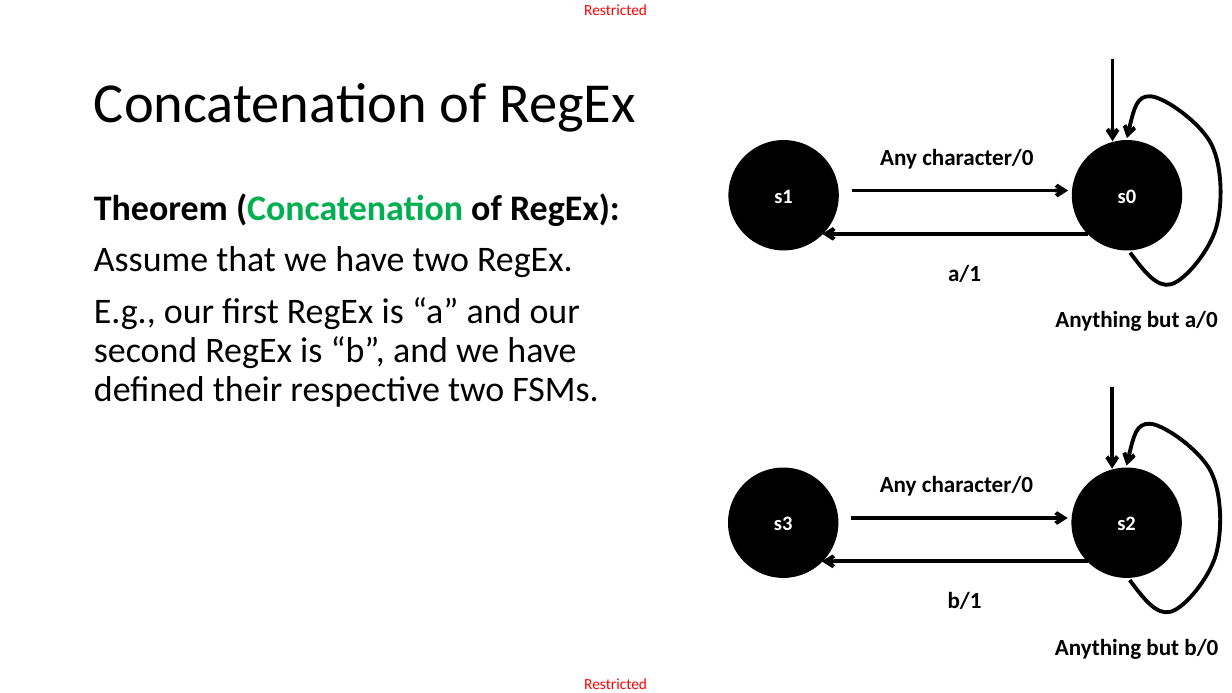
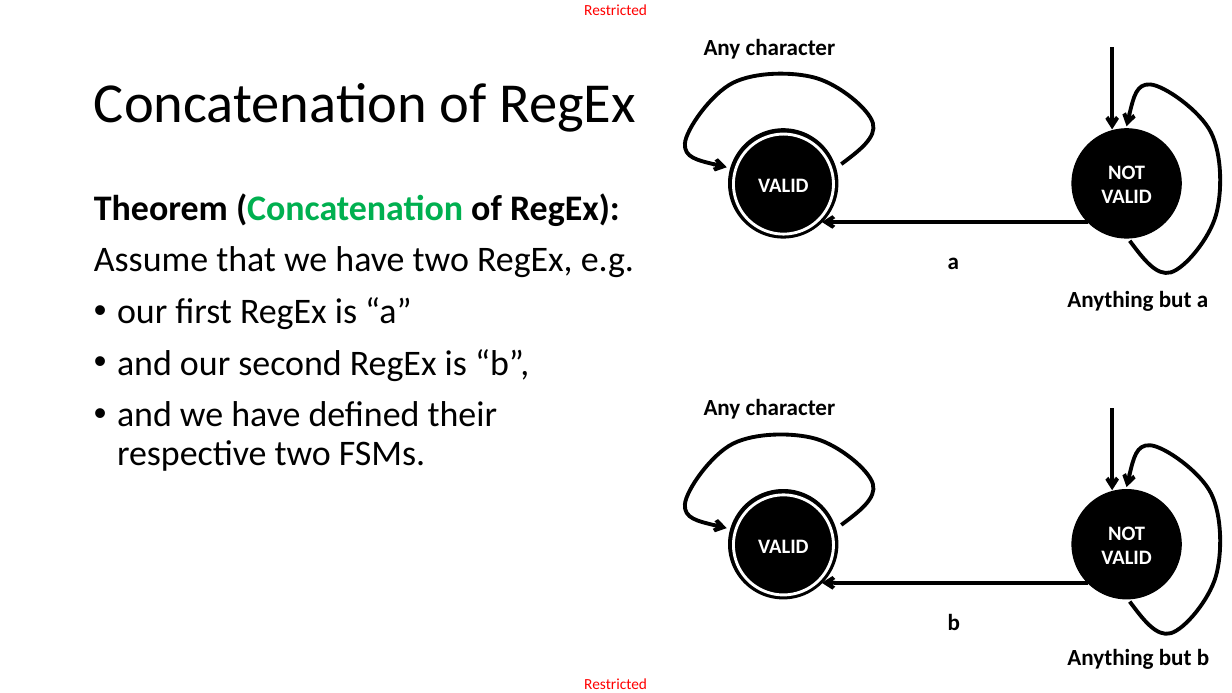
Before and after one commit to matthieudemari/SUTD_PLC_50_051, a slide deck: slide 16 of W9/W9S2/W9S2.pptx. Drawn at 1232x693 pixels with LibreOffice and Linux fonts; fonts in the diff are those of the drawing. Boxes give left, top, right and bottom in pixels: in the first picture for what was removed or moved away, otherwise in the second. Text is boxed around its words. In the diff, an @@ line names an element or a change of style, - is before the commit and + after.

```diff
--- a/W9/W9S2/W9S2.pptx
+++ b/W9/W9S2/W9S2.pptx
@@ text at (704, 38, 836, 59): text changed @@
-Any character/0
+Any character
@@ freeform shape added at (685, 73, 874, 167), outline #000000 3 pt @@
@@ ellipse removed at (729, 140, 838, 250) @@
-s1
@@ ellipse added at (729, 128, 838, 238), fill #000000, outline #000000 1 pt, 16 pt, text #FFFFFF, bold @@
+VALID
@@ ellipse added at (734, 134, 834, 234), fill #000000, outline #FFFFFF 2.25 pt, 16 pt, text #FFFFFF, bold @@
+VALID
@@ ellipse added at (1072, 128, 1181, 238), fill #000000, outline #000000 1 pt, 16 pt, text #FFFFFF, bold @@
+NOT VALID
@@ ellipse removed at (1073, 140, 1182, 250) @@
-s0
@@ arrow removed from (852, 190) to (1068, 190) @@
@@ 2 arrows, 1 freeform shape: place and size @@
-2 arrows, 1 freeform shape at (823, 59, 1221, 285)
+2 arrows, 1 freeform shape at (822, 47, 1220, 273)
@@ text at (94, 246, 634, 471): text changed @@
-Assume that we have two RegEx.
-E.g., our first RegEx is “a” and our second RegEx is “b”, and we have defined their respective two FSMs.
+Assume that we have two RegEx, e.g.
+• our first RegEx is “a”
+• and our second RegEx is “b”,
+• and we have defined their respective two FSMs.
@@ text at (948, 257, 959, 269): text changed @@
-a/1
+a
@@ text at (1067, 290, 1208, 311): text changed @@
-Anything but a/0
+Anything but a
@@ text at (704, 398, 836, 419): text changed @@
-Any character/0
+Any character
@@ arrow moved from (1113, 386) - (1113, 469) to (1113, 409) - (1113, 491) @@
@@ freeform shape added at (685, 435, 874, 528), outline #000000 3 pt @@
@@ freeform shape: place and size @@
-freeform shape at (1127, 424, 1220, 613)
+freeform shape at (1127, 445, 1220, 634)
@@ ellipse removed at (729, 469, 838, 578) @@
-s3
@@ ellipse removed at (1072, 469, 1181, 578) @@
-s2
@@ ellipse added at (729, 490, 838, 599), fill #000000, outline #000000 1 pt, 16 pt, text #FFFFFF, bold @@
+VALID
@@ ellipse added at (734, 495, 834, 595), fill #000000, outline #FFFFFF 2.25 pt, 16 pt, text #FFFFFF, bold @@
+VALID
@@ ellipse added at (1072, 490, 1181, 599), fill #000000, outline #000000 1 pt, 16 pt, text #FFFFFF, bold @@
+NOT VALID
@@ arrow removed from (851, 518) to (1068, 518) @@
@@ arrow moved from (1089, 562) - (822, 562) to (1089, 583) - (822, 583) @@
@@ text at (948, 613, 960, 630): text changed @@
-b/1
+b
@@ text at (1067, 648, 1209, 669): text changed @@
-Anything but b/0
+Anything but b
```
Also in this commit, not shown: 22 other slides changed, 27 slides added, 6 slides removed, 19 other files.
